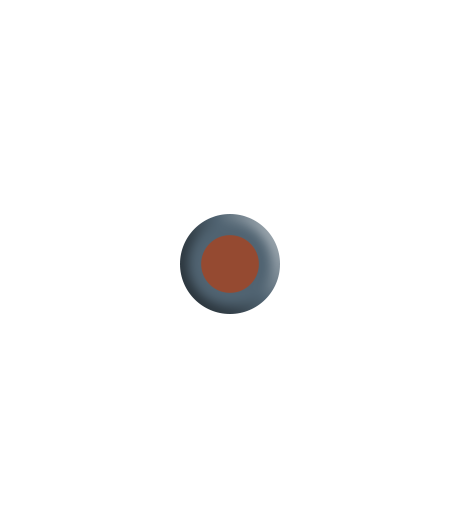
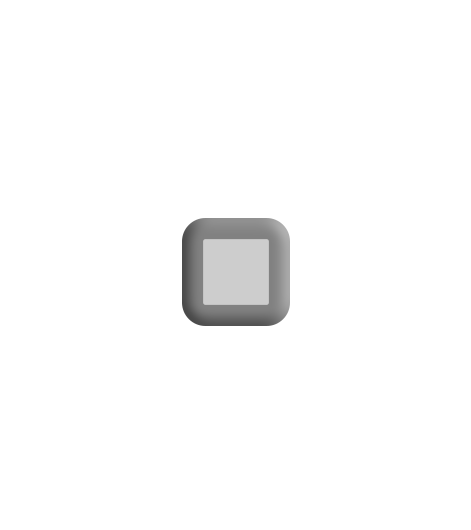
Revision of a layered 471 × 530 image; what changed, layer by layer:
hid "Ellipse 1" over [180,214,280,314]
added layer "Rounded Rectangle 1 copy 2" above "Rounded Rectangle 1" over [182,218,290,326]
